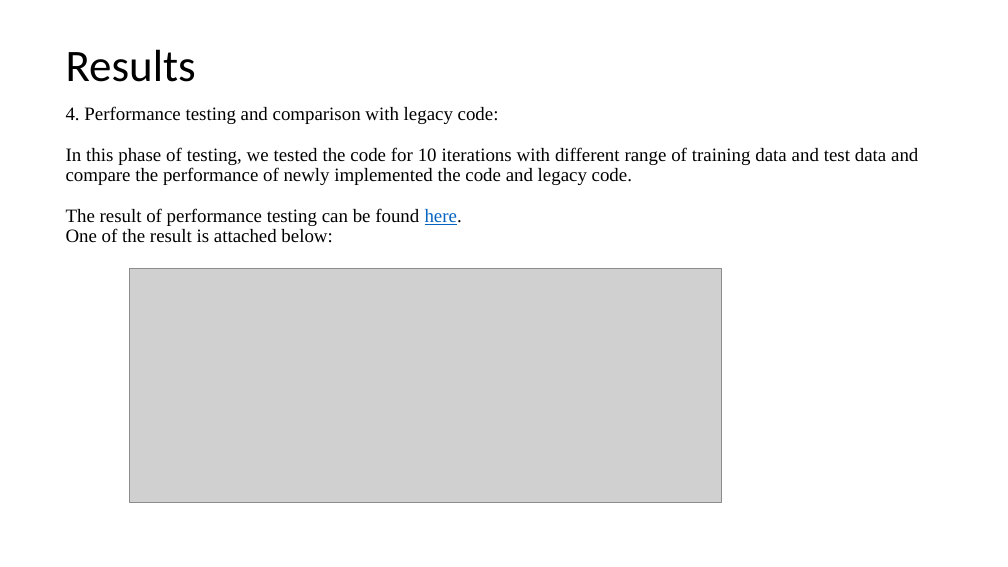
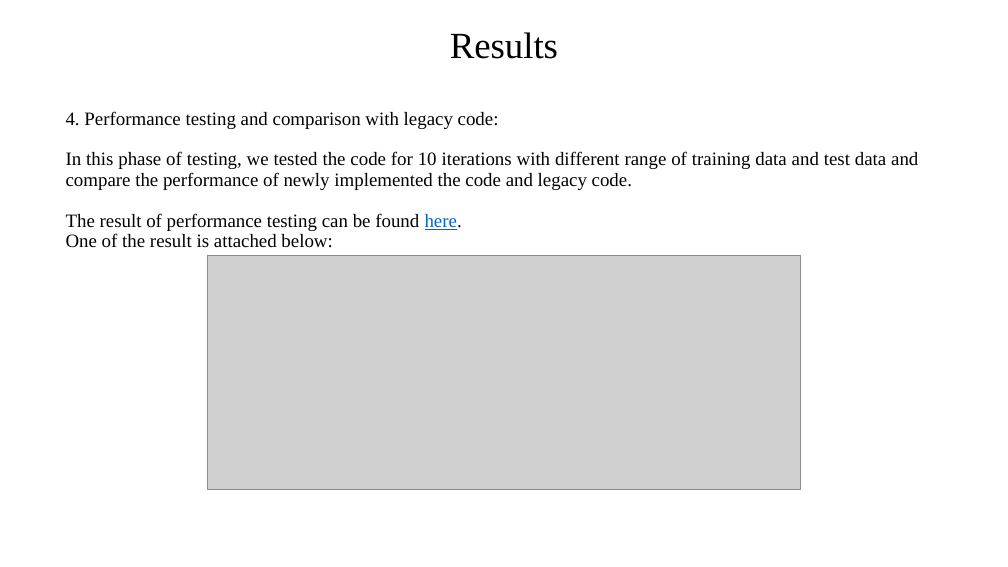
Before and after one commit to ddobric/neocortexapi, a slide deck: slide 11 of source/MySEProject/Documentation/ML2223_15 Approve Prediction of Multisequence Learning.pptx. Drawn at 1008x567 pixels with LibreOffice and Linux fonts; fonts in the diff are those of the drawing; grey boxes stand for pictures. Boxes give left, top, right and bottom in pixels: in the first picture for what was removed or moved away, otherwise in the second. Text is boxed around its words. In the diff, an @@ line names an element or a change of style, - is before the commit and + after.

```diff
--- a/source/MySEProject/Documentation/ML2223_15 Approve Prediction of Multisequence Learning.pptx
+++ b/source/MySEProject/Documentation/ML2223_15 Approve Prediction of Multisequence Learning.pptx
@@ text "Results": place and size @@
-text "Results" at [66, 49, 196, 82]
+text "Results" at [450, 32, 558, 59]
@@ text "Results" at [450, 32, 558, 59]: size 42.9 to 35.1 pt, font Calibri to Times New Roman; alignment left to centre @@
@@ text "4. Performance testing and comparison ...": place and size @@
-text "4. Performance testing and comparison ..." at [66, 106, 918, 243]
+text "4. Performance testing and comparison ..." at [66, 111, 918, 248]
@@ picture: place and size @@
-picture at [129, 268, 721, 503]
+picture at [208, 256, 800, 490]
```
Also in this commit, not shown: 11 other slides changed, 1 other file.
